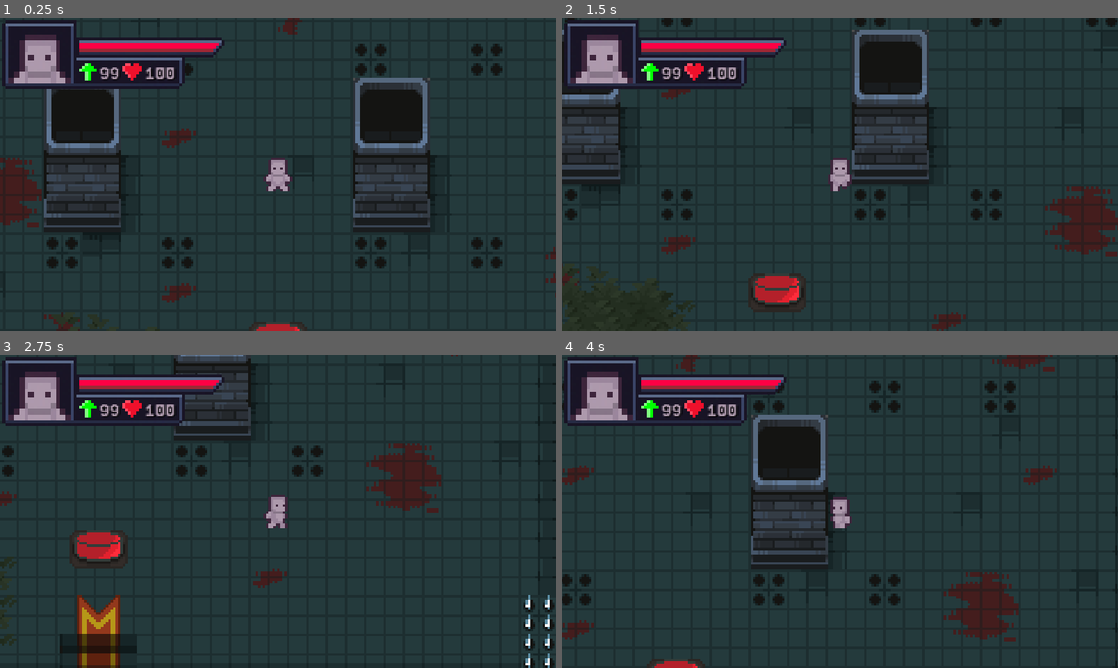
Above: before the commit, frames 1-4 (two rows, left to right).
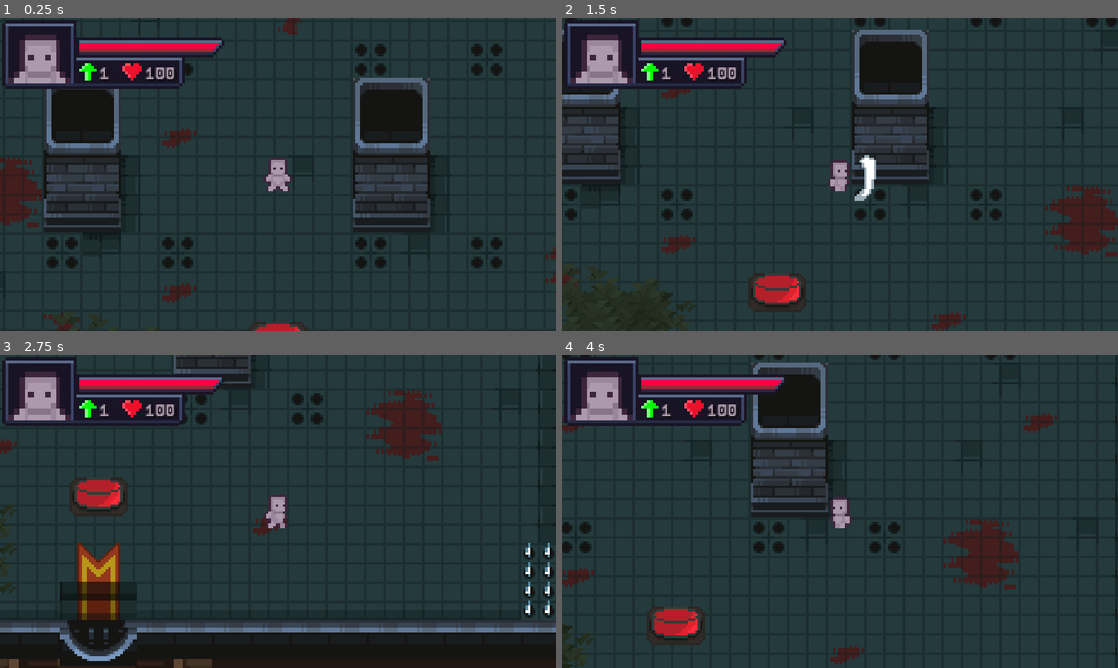
Above: after the commit, the same moments.

Repository: kyndlm/gamejam-loop
Game: Godot game, scene res://Scenes/universe.tscn
The game is run twice, just before and just after one commit, with the same random seed, the same clock (stepped at 60 frames per second) and the same inputs.
Inputs (mouse positions are in pixels of both pictures, inside the frame that each line leads up to):
- Up to frame 1 (0.25 s): no input
- Up to frame 2 (1.5 s): move the mouse to (962, 158) at 0.52 s; hold D (right) 0.53-1.28 s; click (962, 158) at 0.6 s; tap Space (ult, bound only after the commit) at 0.8, 1.35 s; move the mouse to (728, 190) at 1.27 s; hold S (down) from 1.28 s (still down)
- Up to frame 3 (2.75 s): click (166, 527) at 1.55 s; move the mouse to (333, 442) at 2.02 s; release S (down) at 2.03 s; hold D (right) from 2.03 s (still down); click (333, 442) at 2.1 s; tap Space (ult, bound only after the commit) at 2.3 s
- Up to frame 4 (4 s): move the mouse to (812, 574) at 2.77 s; release D (right) at 2.78 s; hold W (up) 2.78-3.53 s; tap Space (ult, bound only after the commit) at 2.85, 3.8 s; click (812, 574) at 3.05 s; move the mouse to (1006, 558) at 3.52 s; hold A (left) from 3.53 s (still down); click (1006, 558) at 3.6 s

The runs differ from the first frame. In frame 1, less than 0.1% of the frame differs, in the area x 17-22%, y 15-20%; in frame 2, 0.6%; in frame 3, 21%, in the area x 0-100%, y 0-100%; in frame 4, 13%.

Commit message:
Added LVL system

Diff:
--- /dev/null
+++ b/Game/Scenes/HitBoxUlt.tscn
@@ -0,0 +1,18 @@
+[gd_scene load_steps=3 format=3 uid="uid://hbq4ivm80ua4"]
+
+[ext_resource type="Script" path="res://Scenes/hitbox.gd" id="1_63wqt"]
+
+[sub_resource type="CircleShape2D" id="CircleShape2D_h4478"]
+
+[node name="HitBox" type="Node2D"]
+script = ExtResource("1_63wqt")
+
+[node name="Area2D" type="Area2D" parent="."]
+
+[node name="CollisionShape2D" type="CollisionShape2D" parent="Area2D"]
+position = Vector2(-0.249995, -4.79649e-05)
+rotation = 1.5708
+scale = Vector2(2.04, 2.04)
+shape = SubResource("CircleShape2D_h4478")
+
+[connection signal="area_entered" from="Area2D" to="." method="_on_area_2d_area_entered"]
--- a/Game/Scenes/Player/player.tscn
+++ b/Game/Scenes/Player/player.tscn
@@ -421,7 +421,7 @@
 [node name="AnimatedSprite2D" type="AnimatedSprite2D" parent="."]
 texture_filter = 1
 sprite_frames = SubResource("SpriteFrames_2la8d")
-animation = &"hit_up"
+animation = &"attack_ult"
 autoplay = "idle_down"
 speed_scale = 0.5
 
--- a/Game/Scripts/GameManagement/GameManager.gd
+++ b/Game/Scripts/GameManagement/GameManager.gd
@@ -56,7 +56,8 @@
 	pass
 
 func enemyKilled():
-	score += 1
+	player.add_exp(1)
+	setLevelBar(player.get_lvl())
 	pass
 func enemyKilledLevelMult():
 	score += level+1
@@ -96,6 +97,7 @@
 
 func registerPlayer(player: Node2D):
 	self.player = player
+	setLevelBar(player.get_lvl())
 	pass
 
 func resetHealth():
--- a/Game/Scripts/player.gd
+++ b/Game/Scripts/player.gd
@@ -7,20 +7,22 @@
 var hitBoxUpScene = preload("res://Scenes/HitBoxUp.tscn")
 var hitBoxRightScene = preload("res://Scenes/HitBoxRight.tscn")
 var hitBoxLeftScene = preload("res://Scenes/HitBoxLeft.tscn")
+var hitBoxUltScene = preload("res://Scenes/HitBoxUlt.tscn")
 
 var positionFrameTime = 1
 var passedTime = 0
-
 
 @export var max_health: int = 100
 @export var health: int = max_health
 @export var attack: int = 25
 @export var lvl: int = 1
 @export var exp: float = 0.0
-@export var exp_until_lvlup: float = 10.0
+@export var exp_until_lvlup: float = 20.0
 
 var attackCooldown: float = 0.4  # Dauer des Cooldowns
 var attackCooldownTimer: float = 0.0  # Timer zur Verfolgung
+var ultCooldown: float = 30.0  # Dauer des Ult-Cooldowns
+var ultCooldownTimer: float = 0.0  # Timer für die Ult
 
 var hitAnimation: bool = false
 
@@ -36,6 +38,7 @@
 var last_direction: String = "down"
 
 @export var attack_duration: float = 0.2
+@export var attack_ult_duration: float = 0.4
 var attack_timer: float = 0.0
 var is_attacking: bool = false
 
@@ -47,6 +50,8 @@
 	# Cooldown-Timer aktualisieren
 	if attackCooldownTimer > 0:
 		attackCooldownTimer -= delta
+	if ultCooldownTimer > 0:
+		ultCooldownTimer -= delta
 
 	var direction = Vector2.ZERO
 	if Input.is_action_pressed("right"):
@@ -62,7 +67,7 @@
 
 	direction = direction.normalized()
 
-	# Angriff nur starten, wenn Cooldown abgelaufen ist
+	# Angriff nur starten, wenn Cooldowns abgelaufen sind
 	if !hitAnimation:
 		if is_attacking:
 			attack_timer -= delta
@@ -75,6 +80,12 @@
 			attack_timer = attack_duration
 			attackCooldownTimer = attackCooldown  # Cooldown setzen
 			spawnHitBox(last_direction)
+		elif Input.is_action_just_pressed("ult") and ultCooldownTimer <= 0:
+			current_state = State.ATTACK_ULT
+			is_attacking = true
+			attack_timer = attack_ult_duration
+			ultCooldownTimer = ultCooldown  # Ult-Cooldown setzen
+			spawnUltHitBox()
 		elif direction == Vector2.ZERO:
 			current_state = State.IDLE
 		else:
@@ -88,7 +99,7 @@
 		State.ATTACK:
 			_handle_attack_state()
 		State.ATTACK_ULT:
-			_handle_attack_state()
+			_handle_attack_ult_state()
 		State.HIT:
 			_handle_hit_state()
 			hitAnimation = false
@@ -132,6 +143,11 @@
 			anim_player.play("attack_up")
 		"side":
 			anim_player.play("attack_side")
+	GhostManager.animationChanged("attack_" + last_direction, anim_player.flip_h)
+	pass
+
+func _handle_attack_ult_state() -> void:
+	anim_player.play("attack_ult")
 	GhostManager.animationChanged("attack_" + last_direction, anim_player.flip_h)
 	pass
 
@@ -169,6 +185,15 @@
 	hitBox.queue_free()
 	pass
 
+func spawnUltHitBox():
+	# Hitbox instanziieren
+	var hitBox
+	hitBox = hitBoxUltScene.instantiate()
+	add_child(hitBox)
+	await get_tree().create_timer(attack_ult_duration).timeout
+	hitBox.queue_free()
+	pass
+
 func get_health() -> int:
 	return health
 
@@ -181,12 +206,15 @@
 	return lvl
 func get_exp() -> float:
 	return exp
-
+func add_exp(value: int):
+	exp += value
+	pass
 func get_exp_until_lvlup() -> float:
 	return exp_until_lvlup
 
 func set_health(new_health: int):
 	health = new_health
+
 func lvl_up_player():
 	lvl += 1
 	max_health += 15
@@ -196,5 +224,16 @@
 
 func damageAnimation():
 	self.current_state = State.HIT
+	play_hurt_sound()
 	hitAnimation = true
 	pass
+
+func play_hit_sound():
+	if $AudioStreamPlayer.is_playing():
+		$AudioStreamPlayer.stop()
+	$AudioStreamPlayer.play()
+
+func play_hurt_sound():
+	if $AudioStreamPlayer2.is_playing():
+		$AudioStreamPlayer2.stop()
+	$AudioStreamPlayer2.play()
--- a/Game/project.godot
+++ b/Game/project.godot
@@ -77,6 +77,11 @@
 "events": [Object(InputEventKey,"resource_local_to_scene":false,"resource_name":"","device":0,"window_id":0,"alt_presse …(194 unchanged characters)…
 ]
 }
+ult={
+"deadzone": 0.5,
+"events": [Object(InputEventKey,"resource_local_to_scene":false,"resource_name":"","device":-1,"window_id":0,"alt_pressed":false,"shift_pressed":false,"ctrl_pressed":false,"meta_pressed":false,"pressed":false,"keycode":0,"physical_keycode":32,"key_label":0,"unicode":32,"location":0,"echo":false,"script":null)
+]
+}
 
 [physics]
 
Not shown: 1 places in Game/Scenes/universe.tscn that only renumber resources
